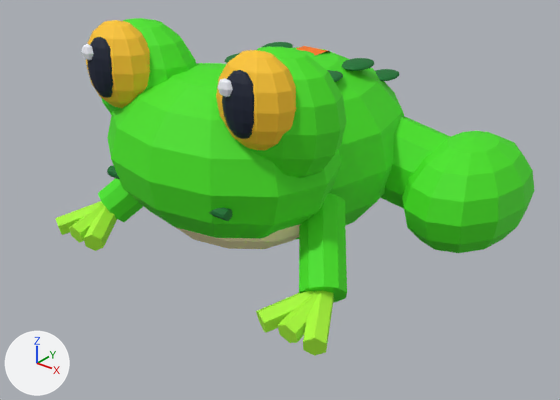
An edit to the Blender file art/source/frog.blend, drawn before and after from the same camera.
Rendered twice from a camera (50 mm lens) standing at (1.077, -1.354, 0.926) and looking at (0.042, -0.059, 0.123). Lighting does not change. The marker at lower left points along +X, +Y and +Z. The picture after the commit comes second.

Script lines for the objects in view, before the commit:
```python
ob_foreleg = bpy.data.objects.new('Foreleg', me_cone_003)
ob_foreleg.location = (-0.27, -0.205, 0.138)
ob_foreleg.rotation_euler = (2.222, 0.0, -0.656)  # degrees (127, 0, -38)
ob_foreleg_001 = bpy.data.objects.new('Foreleg.001', me_cone_012)
ob_foreleg_001.location = (0.27, -0.205, 0.138)
ob_foreleg_001.rotation_euler = (2.222, 0.0, 0.656)  # degrees (127, 0, 38)
ob_front_toe = bpy.data.objects.new('Front toe', me_cone_005)
ob_front_toe.location = (-0.352, -0.328, 0.06)
ob_front_toe.rotation_euler = (1.794, 0.0, -0.514)  # degrees (103, 0, -29)
ob_front_toe_001 = bpy.data.objects.new('Front toe.001', me_cone_007)
ob_front_toe_001.location = (-0.32, -0.328, 0.06)
ob_front_toe_001.rotation_euler = (1.826, 0.0, 0.0)  # degrees (105, 0, 0)
ob_front_toe_002 = bpy.data.objects.new('Front toe.002', me_cone_009)
ob_front_toe_002.location = (-0.287, -0.328, 0.06)
ob_front_toe_002.rotation_euler = (1.794, 0.0, 0.514)  # degrees (103, 0, 29)
ob_front_toe_003 = bpy.data.objects.new('Front toe.003', me_cone_014)
ob_front_toe_003.location = (0.287, -0.328, 0.06)
ob_front_toe_003.rotation_euler = (1.794, 0.0, -0.514)  # degrees (103, 0, -29)
ob_front_toe_004 = bpy.data.objects.new('Front toe.004', me_cone_016)
ob_front_toe_004.location = (0.32, -0.328, 0.06)
ob_front_toe_004.rotation_euler = (1.826, 0.0, 0.0)  # degrees (105, 0, 0)
ob_front_toe_005 = bpy.data.objects.new('Front toe.005', me_cone_018)
ob_front_toe_005.location = (0.352, -0.328, 0.06)
ob_front_toe_005.rotation_euler = (1.794, 0.0, 0.514)  # degrees (103, 0, 29)
ob_hind_upper_leg_001 = bpy.data.objects.new('Hind upper leg.001', me_cone_010)
ob_hind_upper_leg_001.location = (0.29, 0.185, 0.18)
ob_hind_upper_leg_001.rotation_euler = (1.854, 0.0, 1.816)  # degrees (106, 0, 104)
# also in view: 'Powerful hind thigh.001' at (0.39, 0.21, 0.15); 'Golden eye' at (-0.19, -0.311, 0.466); 'Eye mound.001' at (0.19, -0.241, 0.42); 'Cream throat' at (0.0, -0.18, 0.2); 'Pupil' at (-0.19, -0.357, 0.47)
```
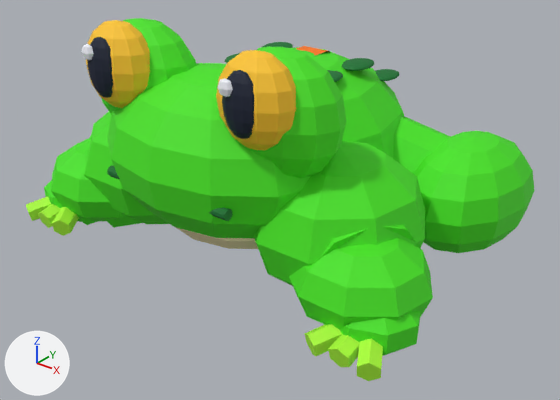
Where the newer file only moved an object's origin or applied its transform, the numbers keep the older frame.

Patch to the scene script:
```diff
--- a/art/source/frog.blend.py
+++ b/art/source/frog.blend.py
@@ me_cone_003 @@
 # used by ob_foreleg; location = (-0.27, -0.205, 0.138); rotation_euler = (2.222, 0.0, -0.656), in degrees (127, 0, -38)
-me_cone_003.from_pydata(...)  # 20 vertices, 12 faces; spans x -0.048..0.048, y -0.05..0.05, z -0.103..0.103
+me_cone_003.from_pydata(...)  # 20 vertices, 12 faces; spans x -0.174..0.096, y -0.089..0.126, z -0.162..0.193
+# me_cone_003 part 1: 20 of 20 vertices moved; they spanned x -0.048..0.048, y -0.05..0.05, z -0.103..0.103 and now span x -0.174..0.096, y -0.089..0.126, z -0.162..0.193; mean shift (-0.039, 0.018, 0.016)
 me_cone_003.materials.append(mat_green)
@@ me_cone_012 @@
 # used by ob_foreleg_001; location = (0.27, -0.205, 0.138); rotation_euler = (2.222, 0.0, 0.656), in degrees (127, 0, 38)
-me_cone_012.from_pydata(...)  # 20 vertices, 12 faces; spans x -0.048..0.048, y -0.05..0.05, z -0.103..0.103
+me_cone_012.from_pydata(...)  # 20 vertices, 12 faces; spans x -0.096..0.174, y -0.089..0.126, z -0.162..0.193
+# me_cone_012 part 2: 20 of 20 vertices moved; they spanned x -0.048..0.048, y -0.05..0.05, z -0.103..0.103 and now span x -0.096..0.174, y -0.089..0.126, z -0.162..0.193; mean shift (0.039, 0.018, 0.016)
 me_cone_012.materials.append(mat_green)
@@ ob_front_toe @@
 ob_front_toe = bpy.data.objects.new('Front toe', me_cone_005)
-ob_front_toe.location = (-0.352, -0.328, 0.06)
+ob_front_toe.location = (-0.472, -0.328, 0.06)
 ob_front_toe.rotation_euler = (1.794, 0.0, -0.514)  # degrees (103, 0, -29)
@@ ob_front_toe_001 @@
 ob_front_toe_001 = bpy.data.objects.new('Front toe.001', me_cone_007)
-ob_front_toe_001.location = (-0.32, -0.328, 0.06)
+ob_front_toe_001.location = (-0.44, -0.328, 0.06)
 ob_front_toe_001.rotation_euler = (1.826, 0.0, 0.0)  # degrees (105, 0, 0)
@@ ob_front_toe_002 @@
 ob_front_toe_002 = bpy.data.objects.new('Front toe.002', me_cone_009)
-ob_front_toe_002.location = (-0.287, -0.328, 0.06)
+ob_front_toe_002.location = (-0.407, -0.328, 0.06)
 ob_front_toe_002.rotation_euler = (1.794, 0.0, 0.514)  # degrees (103, 0, 29)
@@ ob_front_toe_003 @@
 ob_front_toe_003 = bpy.data.objects.new('Front toe.003', me_cone_014)
-ob_front_toe_003.location = (0.287, -0.328, 0.06)
+ob_front_toe_003.location = (0.407, -0.328, 0.06)
 ob_front_toe_003.rotation_euler = (1.794, 0.0, -0.514)  # degrees (103, 0, -29)
@@ ob_front_toe_004 @@
 ob_front_toe_004 = bpy.data.objects.new('Front toe.004', me_cone_016)
-ob_front_toe_004.location = (0.32, -0.328, 0.06)
+ob_front_toe_004.location = (0.44, -0.328, 0.06)
 ob_front_toe_004.rotation_euler = (1.826, 0.0, 0.0)  # degrees (105, 0, 0)
@@ ob_front_toe_005 @@
 ob_front_toe_005 = bpy.data.objects.new('Front toe.005', me_cone_018)
-ob_front_toe_005.location = (0.352, -0.328, 0.06)
+ob_front_toe_005.location = (0.472, -0.328, 0.06)
 ob_front_toe_005.rotation_euler = (1.794, 0.0, 0.514)  # degrees (103, 0, 29)
@@ ob_broad_front_hand_001 @@
+ob_broad_front_hand_001 = bpy.data.objects.new('Broad front hand.001', me_sphere_021)  # a UV sphere (8 segments, 5 rings, poles along z) spanning x -0.095..0.095, y -0.086..0.086, z -0.065..0.065; in mat_green (green #47e51b)
+ob_broad_front_hand_001.location = (0.44, -0.27, 0.075)
@@ ob_broad_front_forearm_001 @@
+ob_broad_front_forearm_001 = bpy.data.objects.new('Broad front forearm.001', me_sphere_020)  # a UV sphere (9 segments, 6 rings, poles along z) spanning x -0.148..0.148, y -0.132..0.14, z -0.1..0.1; in mat_green (green #47e51b)
+ob_broad_front_forearm_001.location = (0.38, -0.23, 0.12)
@@ ob_continuous_front_leg_bridge_001 @@
+ob_continuous_front_leg_bridge_001 = bpy.data.objects.new('Continuous front-leg bridge.001', me_cone_011_1)  # a 10-sided cylinder along z spanning x -0.124..0.124, y -0.13..0.13, z -0.143..0.143; in mat_green (green #47e51b)
+ob_continuous_front_leg_bridge_001.location = (0.26, -0.15, 0.155)
+ob_continuous_front_leg_bridge_001.rotation_euler = (1.818, 0.0, 1.043)  # degrees (104, 0, 60)
@@ ob_connected_front_shoulder_001 @@
+ob_connected_front_shoulder_001 = bpy.data.objects.new('Connected front shoulder.001', me_sphere_018_1)  # a UV sphere (9 segments, 6 rings, poles along z) spanning x -0.187..0.187, y -0.188..0.2, z -0.16..0.16; in mat_green (green #47e51b)
+ob_connected_front_shoulder_001.location = (0.265, -0.145, 0.18)
@@ ob_broad_front_hand @@
+ob_broad_front_hand = bpy.data.objects.new('Broad front hand', me_sphere_014_1)  # a UV sphere (8 segments, 5 rings, poles along z) spanning x -0.095..0.095, y -0.086..0.086, z -0.065..0.065; in mat_green (green #47e51b)
+ob_broad_front_hand.location = (-0.44, -0.27, 0.075)
@@ ob_broad_front_forearm @@
+ob_broad_front_forearm = bpy.data.objects.new('Broad front forearm', me_sphere_013_1)  # a UV sphere (9 segments, 6 rings, poles along z) spanning x -0.148..0.148, y -0.132..0.14, z -0.1..0.1; in mat_green (green #47e51b)
+ob_broad_front_forearm.location = (-0.38, -0.23, 0.12)
@@ ob_continuous_front_leg_bridge @@
+ob_continuous_front_leg_bridge = bpy.data.objects.new('Continuous front-leg bridge', me_cone_011_1.copy())
+ob_continuous_front_leg_bridge.location = (-0.26, -0.15, 0.155)
+ob_continuous_front_leg_bridge.rotation_euler = (1.818, 0.0, -1.043)  # degrees (104, 0, -60)
@@ ob_connected_front_shoulder @@
+ob_connected_front_shoulder = bpy.data.objects.new('Connected front shoulder', me_sphere_011_1)  # a UV sphere (9 segments, 6 rings, poles along z) spanning x -0.187..0.187, y -0.188..0.2, z -0.16..0.16; in mat_green (green #47e51b)
+ob_connected_front_shoulder.location = (-0.265, -0.145, 0.18)
```

Where the change shows, as pixel boxes (x1, y1, x2, y2) in the pictures (560 x 400 px; the box of a moved part takes in the faces that stretch with it):
'Connected front shoulder.001', added (green)
    after: (254, 141, 425, 286)
'Broad front forearm.001', added (green)
    after: (289, 238, 433, 330)
'Broad front forearm', added (green)
    after: (51, 138, 126, 221)
'Connected front shoulder', added (green)
    after: (84, 112, 169, 224)
'Front toe.005', moved
    before: (303, 290, 334, 356)
    after: (357, 338, 383, 381)
'Broad front hand.001', added (green)
    after: (340, 311, 420, 356)
'Front toe.004', moved
    before: (277, 291, 320, 343)
    after: (328, 334, 359, 367)
'Front toe.003', moved
    before: (256, 291, 315, 333)
    after: (304, 324, 342, 356)
'Front toe.002', moved
    before: (84, 206, 117, 251)
    after: (52, 207, 79, 236)
'Front toe', moved
    before: (55, 201, 102, 235)
    after: (26, 196, 51, 221)
'Front toe.001', moved
    before: (69, 203, 104, 243)
    after: (38, 204, 61, 228)
'Continuous front-leg bridge.001', added (green)
    after: (322, 225, 421, 257)
'Continuous front-leg bridge', added (mostly hidden)
    after: (85, 134, 142, 228)
'Broad front hand', added (mostly hidden)
    after: (44, 180, 84, 222)
part 1 of me_cone_003, moved or reshaped (mostly hidden afterwards)
    before: (98, 178, 143, 222)
    after: (78, 217, 98, 225)
part 2 of me_cone_012, moved or reshaped (not visible afterwards)
    before: (299, 193, 347, 302)
